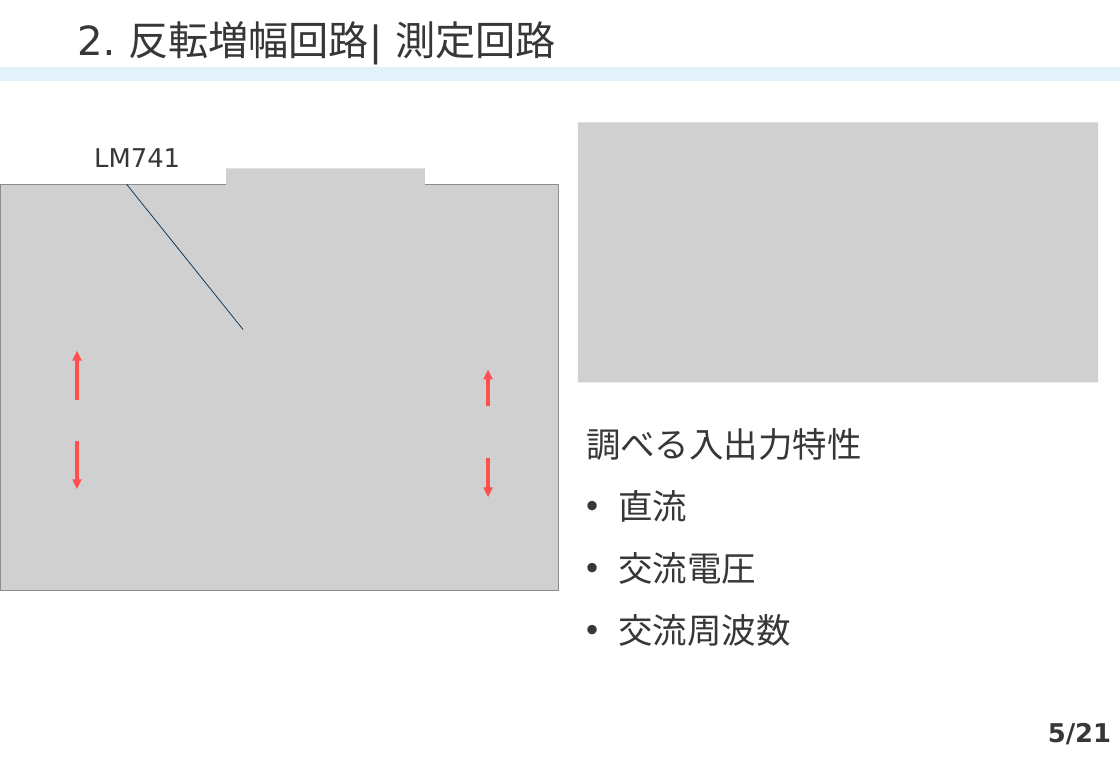
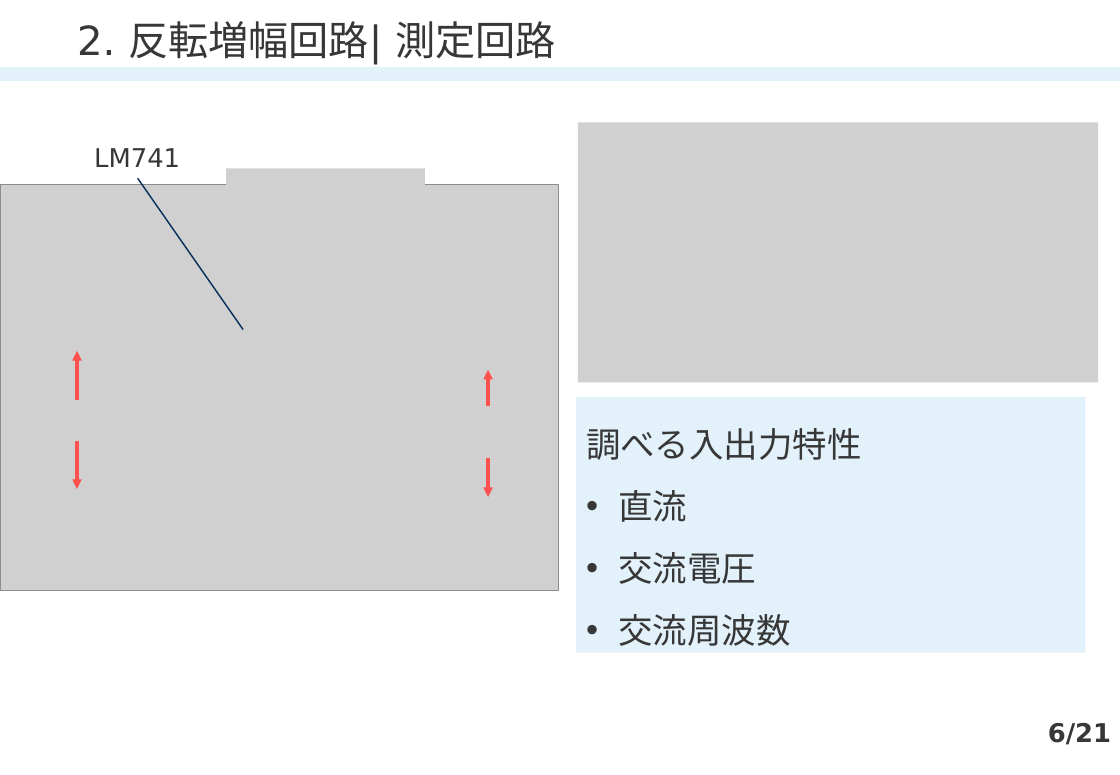
Before and after one commit to xiang-gong3944/----, a slide deck: slide 6 of 2024_05_10_電子回路/1522068_電子回路.pptx (slide 5 before the commit). Drawn at 1120x775 pixels with LibreOffice and Linux fonts; fonts in the diff are those of the drawing; grey boxes stand for pictures. Boxes give left, top, right and bottom in pixels: in the first picture for what was removed or moved away, otherwise in the second. Text is boxed around its words. In the diff, an @@ line names an element or a change of style, - is before the commit and + after.

```diff
--- a/2024_05_10_電子回路/1522068_電子回路.pptx
+++ b/2024_05_10_電子回路/1522068_電子回路.pptx
@@ line moved from (243, 330) - (126, 184) to (243, 330) - (138, 179) @@
@@ line (243, 330) - (138, 179): stroke #072F59 0.5 pt to #072F59 1 pt @@
@@ rectangle "調べる入出力特性": place and size @@
-rectangle "調べる入出力特性" at (586, 428, 862, 646)
+rectangle "調べる入出力特性" at (576, 397, 1086, 653)
@@ rectangle "調べる入出力特性" at (576, 397, 1086, 653): fill none to #E2F1FA @@
@@ page number at (1048, 723, 1111, 745): text changed @@
-5/21
+6/21
```
Also in this commit, not shown: 3 other slides changed, 6 slides added, 1 other file.
